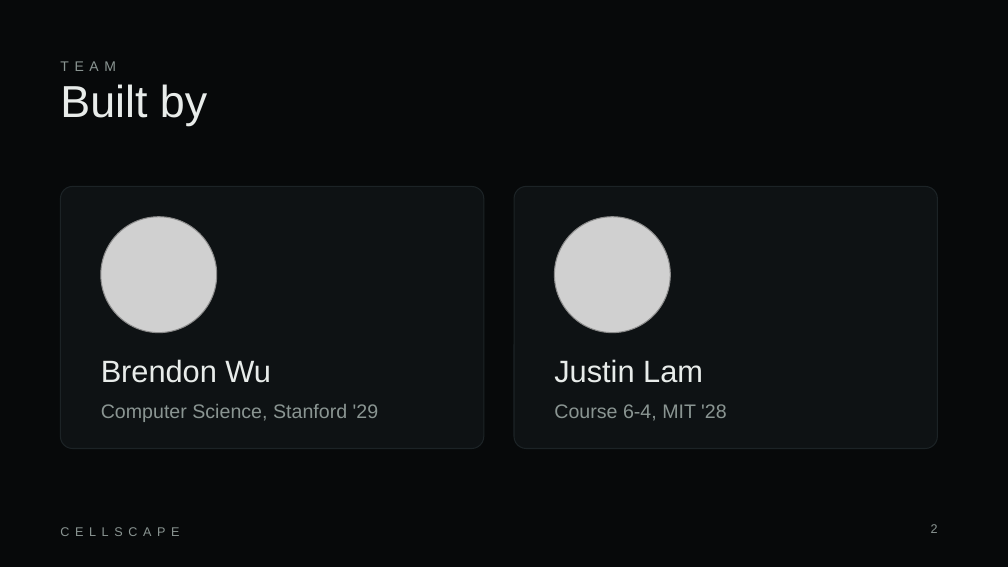
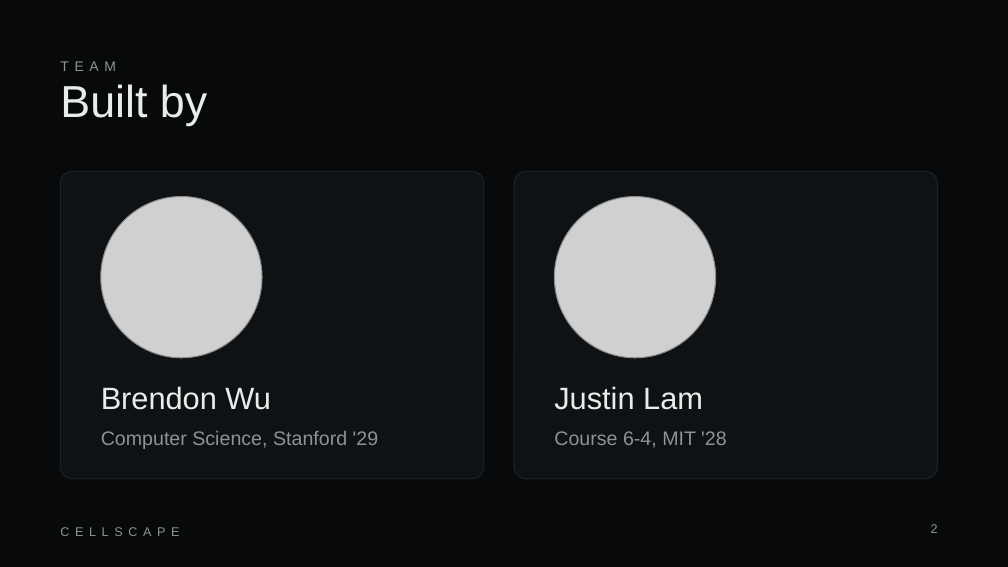
Before and after one commit to brendon-wu/cellscape, a slide deck: slide 2 of pitch/CELLSCAPE_deck.pptx. Drawn at 1008x567 pixels with LibreOffice and Linux fonts; fonts in the diff are those of the drawing; grey boxes stand for pictures. Boxes give left, top, right and bottom in pixels: in the first picture for what was removed or moved away, otherwise in the second. Text is boxed around its words. In the diff, an @@ line names an element or a change of style, - is before the commit and + after.

```diff
--- a/pitch/CELLSCAPE_deck.pptx
+++ b/pitch/CELLSCAPE_deck.pptx
@@ rounded rectangle: place and size @@
-rounded rectangle at [60,186,484,449]
+rounded rectangle at [60,171,484,479]
@@ rounded rectangle at [60,171,484,479]: proportions changed @@
@@ rounded rectangle at [514,171,937,479]: proportions changed @@
@@ rounded rectangle: place and size @@
-rounded rectangle at [514,186,937,449]
+rounded rectangle at [514,171,937,479]
@@ picture: place and size @@
-picture at [101,217,217,333]
+picture at [101,197,262,358]
@@ picture: place and size @@
-picture at [554,217,670,333]
+picture at [554,197,716,358]
@@ 4 texts: place and size @@
-4 texts at [101,359,727,422]
+4 texts at [101,386,727,449]
```
Also in this commit, not shown: 3 other slides changed, 1 slide added, 1 slide removed, 8 other files.
